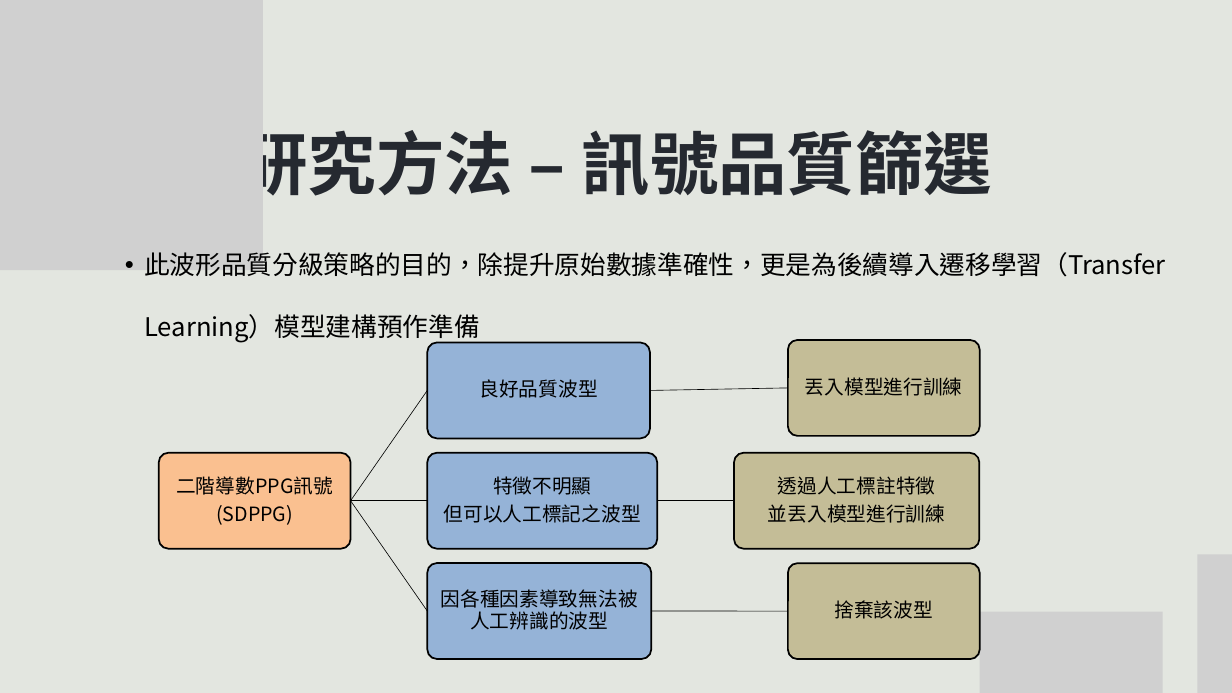
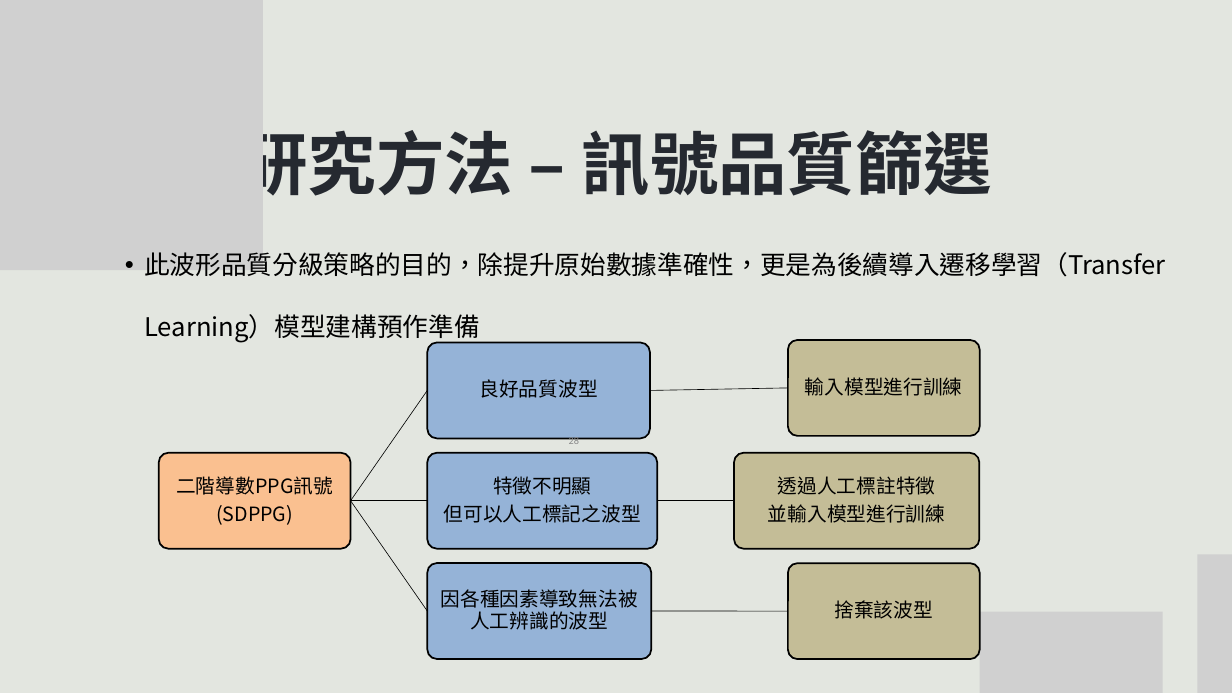
Before and after one commit to m11217045/PPG, a slide deck: slide 28 of 碩論/20250602論文ppt_卓宏旭.pptx. Drawn at 1232x693 pixels with LibreOffice and Linux fonts; fonts in the diff are those of the drawing; grey boxes stand for pictures. Boxes give left, top, right and bottom in pixels: in the first picture for what was removed or moved away, otherwise in the second. Text is boxed around its words. In the diff, an @@ line names an element or a change of style, - is before the commit and + after.

```diff
--- a/碩論/20250602論文ppt_卓宏旭.pptx
+++ b/碩論/20250602論文ppt_卓宏旭.pptx
@@ text at <box>805,377,963,396</box>: text changed @@
-丟入模型進行訓練
+輸入模型進行訓練
@@ page number added at <box>569,436,579,444</box>, 12 pt, text #8C8C8C @@
+28
@@ text at <box>768,504,945,523</box>: text changed @@
-並丟入模型進行訓練
+並輸入模型進行訓練
```
Also in this commit, not shown: 50 other slides changed.
